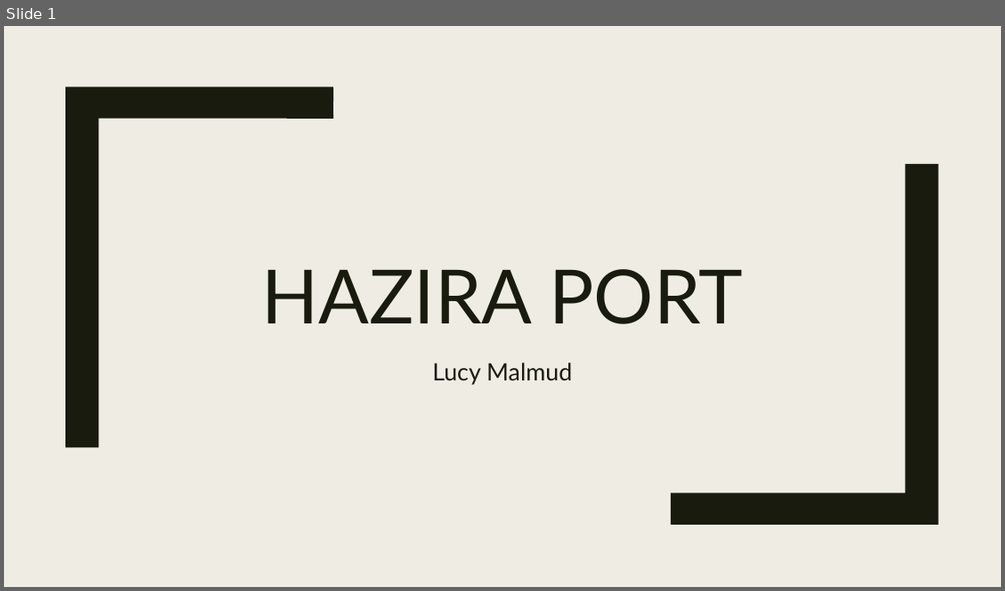
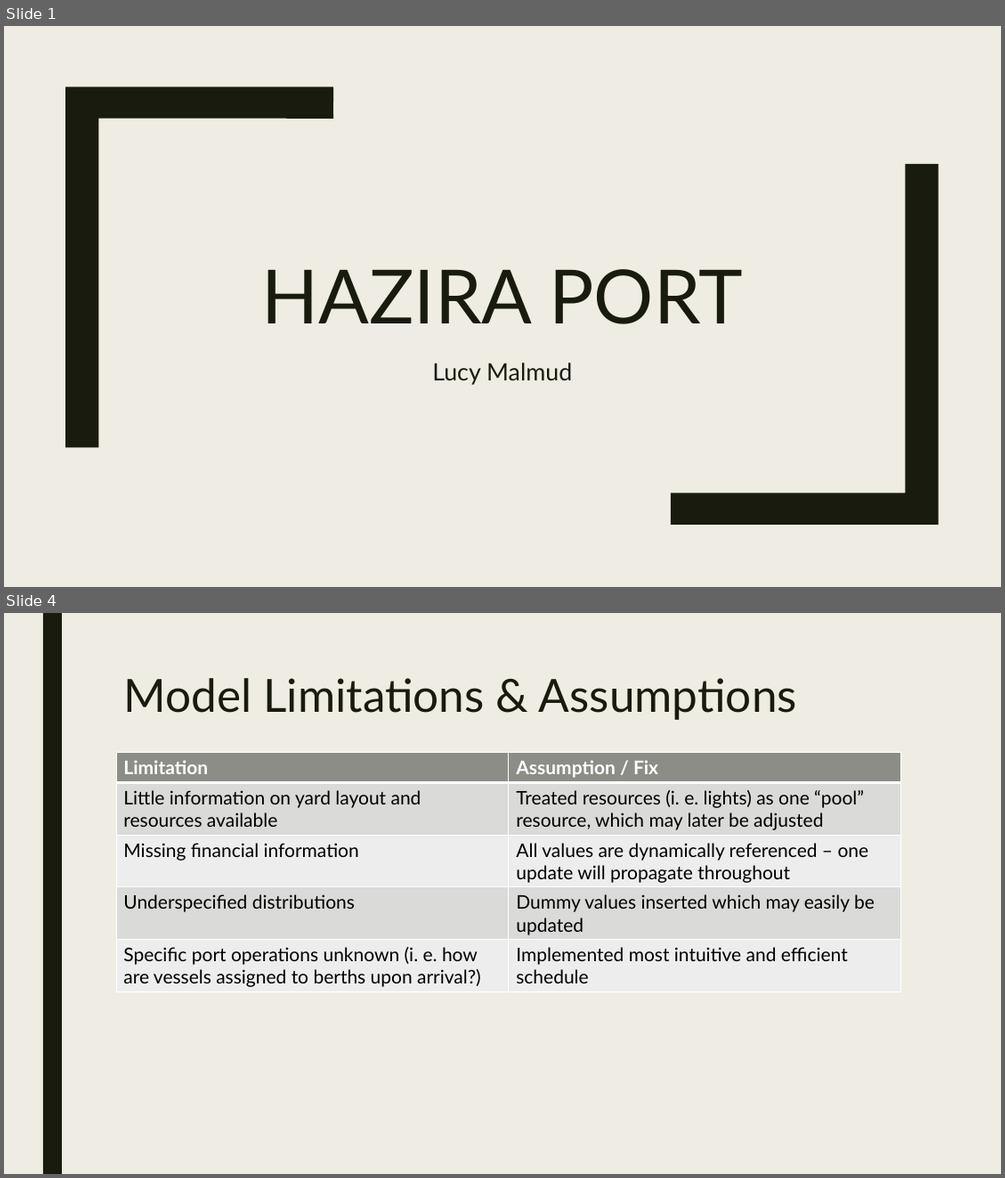
Before and after one commit to lmalmud/hazira-port, a slide deck: Presentation_Hazira.pptx. Shown one above the other, each under a label of ours: slide 1 before the commit, slides 1 and 4 after it; the slides between them are not shown. The pictures are 1005x591 and 1005x1178 pixels, drawn with LibreOffice and Linux fonts; fonts in the diff are those of the drawing. Boxes give left, top, right and bottom in pixels: in the first picture for what was removed or moved away, otherwise in the second. Text is boxed around its words. In the diff, an @@ line names an element or a change of style, - is before the commit and + after.

```diff
--- a/Presentation_Hazira.pptx
+++ b/Presentation_Hazira.pptx
@@ slide 4 added at (4,613,1001,1174), background #EFEDE3 @@
@@ rectangle added at (43,613,62,1174), fill #191B0E @@
@@ title added at (123,678,797,720), 44 pt, text #191B0E @@
+Model Limitations & Assumptions
@@ table added at (116,752,901,992), 5 rows, 2 columns @@
+Limitation | Assumption / Fix
+Little information on yard layout and resources available | Treated resources (i. e. lights) as one “pool” resource, which may later be adjusted
+Missing financial information | All values are dynamically referenced – one update will propagate throughout
+Underspecified distributions | Dummy values inserted which may easily be updated
+Specific port operations unknown (i. e. how are vessels assigned to berths upon arrival?) | Implemented most intuitive and efficient schedule
```
Also in this commit, not shown: 1 slide changed, 8 other slides added, 1 other file.
